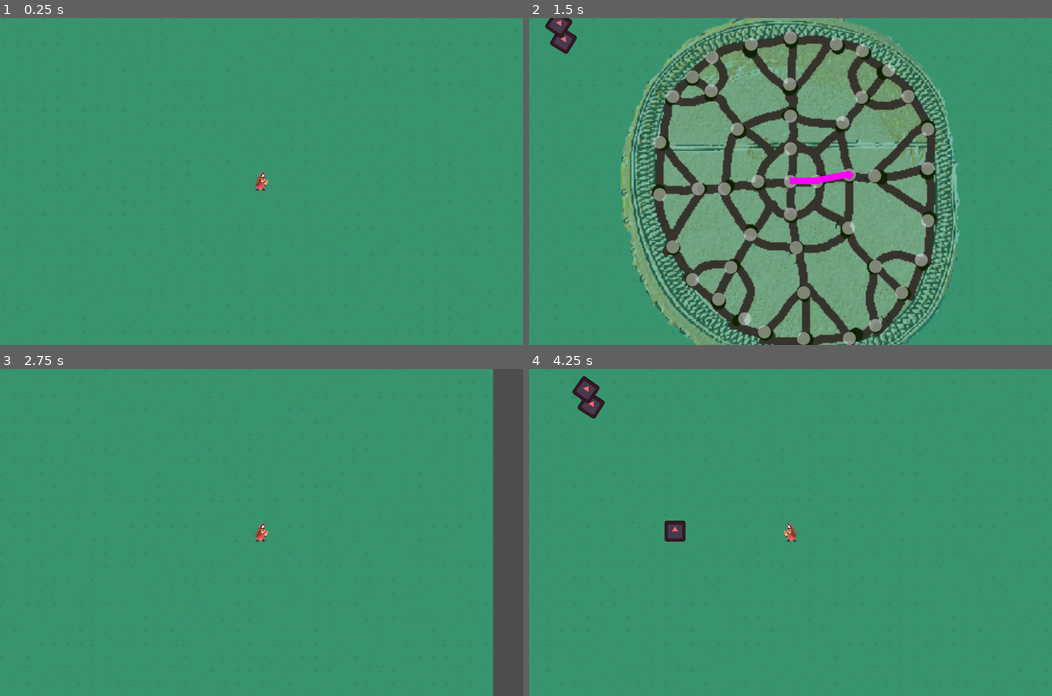
Above: before the commit, frames 1-4 (two rows, left to right).
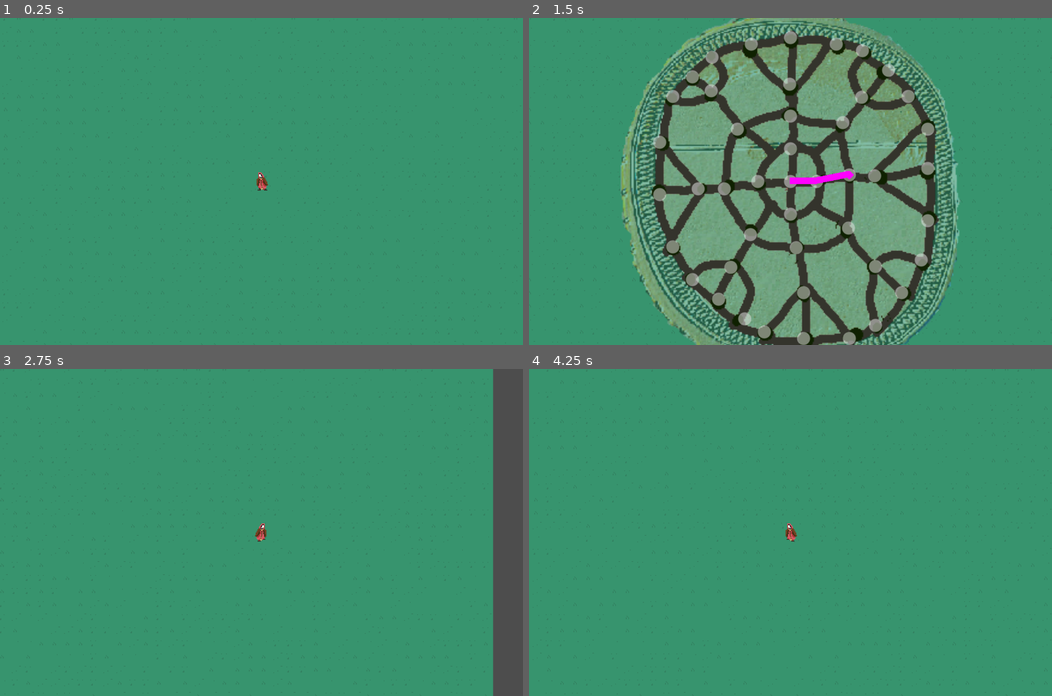
Above: after the commit, the same moments.

Repository: milestone-dev/ld55
Game: Godot game, scene res://scenes/main.tscn
Same seed, same stepped clock (60 frames per second), same inputs: the game is played once before the commit and once after it. The engine's default icon, where the game draws it, is replaced by a stand-in: a white triangle on a blue panel in a dark square.
Inputs (mouse positions are in pixels of both pictures, inside the frame that each line leads up to):
- Up to frame 1 (0.25 s): no input
- Up to frame 2 (1.5 s): tap Enter at 0.5 s; move the mouse to (905, 165) at 0.52 s; hold D (move_right) 0.53-1.25 s; tap M (dev_godmode) at 0.6 s; click (905, 165) at 0.67 s; drag from (685, 197) to (790, 181) at 1.27 s
- Up to frame 3 (2.75 s): move the mouse to (313, 460) at 2.02 s; hold D (move_right) from 2.03 s (still down); tap M (dev_godmode) at 2.1 s
- Up to frame 4 (4.25 s): release D (move_right) at 2.75 s; drag from (764, 597) to (633, 483) at 2.77 s; move the mouse to (947, 581) at 3.52 s; hold A (move_left) from 3.53 s (still down); tap M (dev_godmode) at 3.6 s

The runs differ from the first frame. In frame 1, less than 0.1% of the frame differs, in the area x 48-52%, y 47-53%; in frame 2, 0.4%; in frame 3, less than 0.1%; in frame 4, 0.8%, in the area x 8-52%, y 2-53%.

Commit message:
Add walking sprite

Diff:
--- a/scenes/main.tscn
+++ b/scenes/main.tscn
@@ -115,7 +115,7 @@
 script = ExtResource("1_ppxc1")
 player = NodePath("Player")
 mob_scene = ExtResource("4_qe38e")
-max_mobs = 3
+max_mobs = 0
 
 [node name="TileMap" type="TileMap" parent="."]
 texture_filter = 1
--- a/scenes/player.tscn
+++ b/scenes/player.tscn
@@ -1,34 +1,225 @@
-[gd_scene load_steps=6 format=3 uid="uid://de8jmpdoukjsq"]
+[gd_scene load_steps=25 format=3 uid="uid://de8jmpdoukjsq"]
 
 [ext_resource type="Script" path="res://scripts/player.gd" id="1_bb4be"]
 [ext_resource type="PackedScene" uid="uid://blnvvm8f071dv" path="res://scenes/casting_ui.tscn" id="2_6xmc5"]
-[ext_resource type="Texture2D" uid="uid://hdgaqnh2k0gk" path="res://assets/sprites/HERO-SpriteV1_Placeholder.png" id="2_kmlfg"]
+[ext_resource type="Texture2D" uid="uid://dqris1g4qyf60" path="res://assets/sprites/HERO.png" id="2_56rh0"]
 
 [sub_resource type="CircleShape2D" id="CircleShape2D_so115"]
-radius = 32.0
+radius = 16.0
 
 [sub_resource type="CircleShape2D" id="CircleShape2D_7me0p"]
-radius = 32.0
-
-[node name="Player" type="CharacterBody2D" node_paths=PackedStringArray("camera", "sprite", "casting_ui") groups=["player"]]
+radius = 16.0
+
+[sub_resource type="Animation" id="Animation_mhya6"]
+resource_name = "idle_left"
+length = 0.8
+loop_mode = 1
+tracks/0/type = "value"
+tracks/0/imported = false
+tracks/0/enabled = true
+tracks/0/path = NodePath("BaseSprite:flip_h")
+tracks/0/interp = 1
+tracks/0/loop_wrap = true
+tracks/0/keys = {
+"times": PackedFloat32Array(0.0162469),
+"transitions": PackedFloat32Array(1),
+"update": 1,
+"values": [true]
+}
+tracks/1/type = "value"
+tracks/1/imported = false
+tracks/1/enabled = true
+tracks/1/path = NodePath("BaseSprite:frame")
+tracks/1/interp = 1
+tracks/1/loop_wrap = true
+tracks/1/keys = {
+"times": PackedFloat32Array(0),
+"transitions": PackedFloat32Array(1),
+"update": 1,
+"values": [0]
+}
+
+[sub_resource type="Animation" id="Animation_45t2c"]
+resource_name = "idle_right"
+length = 0.8
+loop_mode = 1
+tracks/0/type = "value"
+tracks/0/imported = false
+tracks/0/enabled = true
+tracks/0/path = NodePath("BaseSprite:flip_h")
+tracks/0/interp = 1
+tracks/0/loop_wrap = true
+tracks/0/keys = {
+"times": PackedFloat32Array(0.0102138),
+"transitions": PackedFloat32Array(1),
+"update": 1,
+"values": [false]
+}
+tracks/1/type = "value"
+tracks/1/imported = false
+tracks/1/enabled = true
+tracks/1/path = NodePath("BaseSprite:frame")
+tracks/1/interp = 1
+tracks/1/loop_wrap = true
+tracks/1/keys = {
+"times": PackedFloat32Array(0.00102138),
+"transitions": PackedFloat32Array(1),
+"update": 1,
+"values": [0]
+}
+
+[sub_resource type="Animation" id="Animation_dih5h"]
+resource_name = "walk_right"
+length = 0.96
+loop_mode = 1
+tracks/0/type = "value"
+tracks/0/imported = false
+tracks/0/enabled = true
+tracks/0/path = NodePath("BaseSprite:flip_h")
+tracks/0/interp = 1
+tracks/0/loop_wrap = true
+tracks/0/keys = {
+"times": PackedFloat32Array(0.1),
+"transitions": PackedFloat32Array(1),
+"update": 1,
+"values": [false]
+}
+tracks/1/type = "value"
+tracks/1/imported = false
+tracks/1/enabled = true
+tracks/1/path = NodePath("BaseSprite:frame")
+tracks/1/interp = 1
+tracks/1/loop_wrap = true
+tracks/1/keys = {
+"times": PackedFloat32Array(0, 0.16, 0.32, 0.48, 0.64, 0.8),
+"transitions": PackedFloat32Array(1, 1, 1, 1, 1, 1),
+"update": 1,
+"values": [0, 1, 2, 3, 4, 5]
+}
+
+[sub_resource type="Animation" id="Animation_ybikv"]
+resource_name = "walk_left"
+length = 0.96
+loop_mode = 1
+tracks/0/type = "value"
+tracks/0/imported = false
+tracks/0/enabled = true
+tracks/0/path = NodePath("BaseSprite:flip_h")
+tracks/0/interp = 1
+tracks/0/loop_wrap = true
+tracks/0/keys = {
+"times": PackedFloat32Array(0.1),
+"transitions": PackedFloat32Array(1),
+"update": 1,
+"values": [true]
+}
+tracks/1/type = "value"
+tracks/1/imported = false
+tracks/1/enabled = true
+tracks/1/path = NodePath("BaseSprite:frame")
+tracks/1/interp = 1
+tracks/1/loop_wrap = true
+tracks/1/keys = {
+"times": PackedFloat32Array(0, 0.16, 0.32, 0.48, 0.64, 0.8),
+"transitions": PackedFloat32Array(1, 1, 1, 1, 1, 1),
+"update": 1,
+"values": [0, 1, 2, 3, 4, 5]
+}
+
+[sub_resource type="AnimationLibrary" id="AnimationLibrary_b7so1"]
+_data = {
+"idle_left": SubResource("Animation_mhya6"),
+"idle_right": SubResource("Animation_45t2c"),
+"walk_left": SubResource("Animation_ybikv"),
+"walk_right": SubResource("Animation_dih5h")
+}
+
+[sub_resource type="AnimationNodeAnimation" id="AnimationNodeAnimation_urejr"]
+animation = &"idle_left"
+
+[sub_resource type="AnimationNodeAnimation" id="AnimationNodeAnimation_3j7ht"]
+animation = &"idle_right"
+
+[sub_resource type="AnimationNodeAnimation" id="AnimationNodeAnimation_yfbu3"]
+animation = &"idle_left"
+
+[sub_resource type="AnimationNodeAnimation" id="AnimationNodeAnimation_ku0dp"]
+animation = &"idle_left"
+
+[sub_resource type="AnimationNodeBlendSpace2D" id="AnimationNodeBlendSpace2D_o81ya"]
+blend_point_0/node = SubResource("AnimationNodeAnimation_urejr")
+blend_point_0/pos = Vector2(-1, 0)
+blend_point_1/node = SubResource("AnimationNodeAnimation_3j7ht")
+blend_point_1/pos = Vector2(1, 0)
+blend_point_2/node = SubResource("AnimationNodeAnimation_yfbu3")
+blend_point_2/pos = Vector2(0, 0.9)
+blend_point_3/node = SubResource("AnimationNodeAnimation_ku0dp")
+blend_point_3/pos = Vector2(0, -0.9)
+blend_mode = 1
+
+[sub_resource type="AnimationNodeAnimation" id="AnimationNodeAnimation_8lrc7"]
+animation = &"walk_left"
+
+[sub_resource type="AnimationNodeAnimation" id="AnimationNodeAnimation_3s266"]
+animation = &"walk_left"
+
+[sub_resource type="AnimationNodeAnimation" id="AnimationNodeAnimation_wjf62"]
+animation = &"walk_right"
+
+[sub_resource type="AnimationNodeAnimation" id="AnimationNodeAnimation_d66pq"]
+animation = &"walk_right"
+
+[sub_resource type="AnimationNodeBlendSpace2D" id="AnimationNodeBlendSpace2D_icbei"]
+blend_point_0/node = SubResource("AnimationNodeAnimation_8lrc7")
+blend_point_0/pos = Vector2(-1, 0)
+blend_point_1/node = SubResource("AnimationNodeAnimation_3s266")
+blend_point_1/pos = Vector2(0, 0.9)
+blend_point_2/node = SubResource("AnimationNodeAnimation_wjf62")
+blend_point_2/pos = Vector2(1, 0)
+blend_point_3/node = SubResource("AnimationNodeAnimation_d66pq")
+blend_point_3/pos = Vector2(0, -0.9)
+blend_mode = 1
+
+[sub_resource type="AnimationNodeStateMachineTransition" id="AnimationNodeStateMachineTransition_tf814"]
+advance_mode = 2
+
+[sub_resource type="AnimationNodeStateMachineTransition" id="AnimationNodeStateMachineTransition_mk5t1"]
+
+[sub_resource type="AnimationNodeStateMachineTransition" id="AnimationNodeStateMachineTransition_tokqj"]
+
+[sub_resource type="AnimationNodeStateMachine" id="AnimationNodeStateMachine_2wvjd"]
+states/Idle/node = SubResource("AnimationNodeBlendSpace2D_o81ya")
+states/Idle/position = Vector2(388, 91)
+states/Walk/node = SubResource("AnimationNodeBlendSpace2D_icbei")
+states/Walk/position = Vector2(522, 91)
+transitions = ["Start", "Idle", SubResource("AnimationNodeStateMachineTransition_tf814"), "Idle", "Walk", SubResource("AnimationNodeStateMachineTransition_mk5t1"), "Walk", "Idle", SubResource("AnimationNodeStateMachineTransition_tokqj")]
+
+[node name="Player" type="CharacterBody2D" node_paths=PackedStringArray("camera", "sprite", "casting_ui", "animation_tree") groups=["player"]]
 collision_layer = 0
 collision_mask = 0
 script = ExtResource("1_bb4be")
 camera = NodePath("Camera2D")
-sprite = NodePath("Sprite2D")
+sprite = NodePath("BaseSprite")
 casting_ui = NodePath("Camera2D/CastingUI")
+animation_tree = NodePath("AnimationTree")
 
 [node name="CollisionShape2D" type="CollisionShape2D" parent="."]
 shape = SubResource("CircleShape2D_so115")
 
-[node name="Sprite2D" type="Sprite2D" parent="."]
+[node name="BaseSprite" type="Sprite2D" parent="."]
 texture_filter = 1
-texture = ExtResource("2_kmlfg")
+texture = ExtResource("2_56rh0")
+offset = Vector2(2.08165e-12, 2.08165e-12)
+flip_h = true
+hframes = 8
+vframes = 2
+frame = 3
 
 [node name="DamageArea" type="Area2D" parent="."]
 
 [node name="CollisionShape2D" type="CollisionShape2D" parent="DamageArea"]
 shape = SubResource("CircleShape2D_7me0p")
+debug_color = Color(0.929412, 0, 0.666667, 0.419608)
 
 [node name="Camera2D" type="Camera2D" parent="."]
 zoom = Vector2(2, 2)
@@ -40,5 +231,19 @@
 offset_right = -128.0
 offset_bottom = -128.0
 
+[node name="AnimationTree" type="AnimationTree" parent="."]
+libraries = {
+"": SubResource("AnimationLibrary_b7so1")
+}
+tree_root = SubResource("AnimationNodeStateMachine_2wvjd")
+anim_player = NodePath("../AnimationPlayer")
+parameters/Idle/blend_position = Vector2(-0.617952, 0.429448)
+parameters/Walk/blend_position = Vector2(-0.144994, 0.395604)
+
+[node name="AnimationPlayer" type="AnimationPlayer" parent="."]
+libraries = {
+"": SubResource("AnimationLibrary_b7so1")
+}
+
 [connection signal="body_entered" from="DamageArea" to="." method="_on_damage_area_body_entered"]
 [connection signal="cast_complete" from="Camera2D/CastingUI" to="." method="_on_casting_ui_cast_complete"]
--- a/scripts/player.gd
+++ b/scripts/player.gd
@@ -6,6 +6,8 @@
 @export var camera : Camera2D;
 @export var sprite : Sprite2D;
 @export var casting_ui : CastingUI;
+
+@export var animation_tree : AnimationTree;
 
 var available_spells: Array[Spell];
 
@@ -25,8 +27,13 @@
 	velocity.y = Input.get_axis("move_up", "move_down")
 	velocity = velocity.normalized() *  max_speed * delta;
 
-	sprite.flip_h = velocity.x < 0;
-	move_and_slide()
+	if velocity == Vector2.ZERO:
+		animation_tree.get("parameters/playback").travel("Idle")
+	else:
+		animation_tree.get("parameters/playback").travel("Walk")
+		animation_tree.set("parameters/Idle/blend_position", velocity);
+		animation_tree.set("parameters/Walk/blend_position", velocity);
+		move_and_slide()
 
 func _on_casting_ui_cast_complete(nodes: Array[Control]) -> void:
 	print(available_spells)
